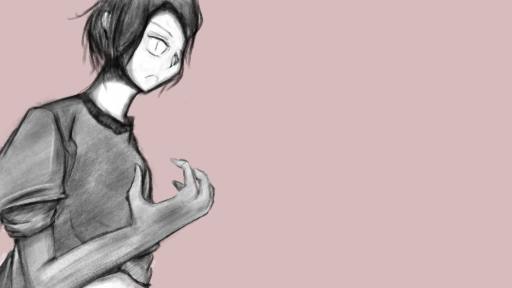
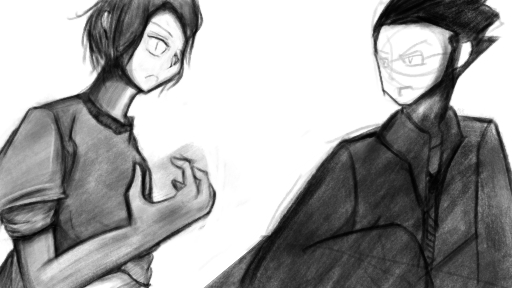
Layered file, before and after one edit (512 × 288). Changes by layer:
added group "Teacher" with 7 layers above "mc" over (128, 0, 512, 288)
added layer "Paint Layer 2" (34%) in group "Teacher" over (140, 0, 512, 288)
added group "self" with 2 layers in group "Teacher" over (192, 0, 512, 288)
added layer "base" (1st of 3, in "Teacher" › "self") in group "self" over (192, 0, 512, 288)
added layer "white" (1st of 5, in "Teacher" › "self") in group "self" over (192, 0, 512, 288)
added group "envirounment" with 2 layers in group "Teacher" over (128, 192, 512, 288)
added layer "base" (2nd of 3, in "Teacher" › "envirounment") in group "envirounment" over (128, 192, 512, 288)
added layer "white" (2nd of 5, in "Teacher" › "envirounment") in group "envirounment" over (192, 192, 512, 288)
added group "bend" (1st of 3, in "mc" › "arm") with 1 layers in group "arm" over (0, 192, 192, 288)
moved "white" (3rd of 5, in "mc" › "arm" › "bend") into group "bend", painted on it over (0, 128, 256, 288)
added group "bend" (2nd of 3, in "mc" › "arm") with 2 layers in group "arm" over (0, 128, 256, 288)
moved "bend" (3rd of 3, in "mc" › "arm" › "bend") into group "bend", painted on it over (0, 128, 320, 288)
added layer "white" (4th of 5, in "mc" › "arm" › "bend") in group "bend" over (0, 128, 256, 288)
painted on "base" (3rd of 3, in "mc") over (0, 0, 448, 288)
painted on "white" (5th of 5, in "mc") over (0, 0, 256, 288)
"Background": opacity 39% → 100%, painted on it over (0, 0, 512, 288)
